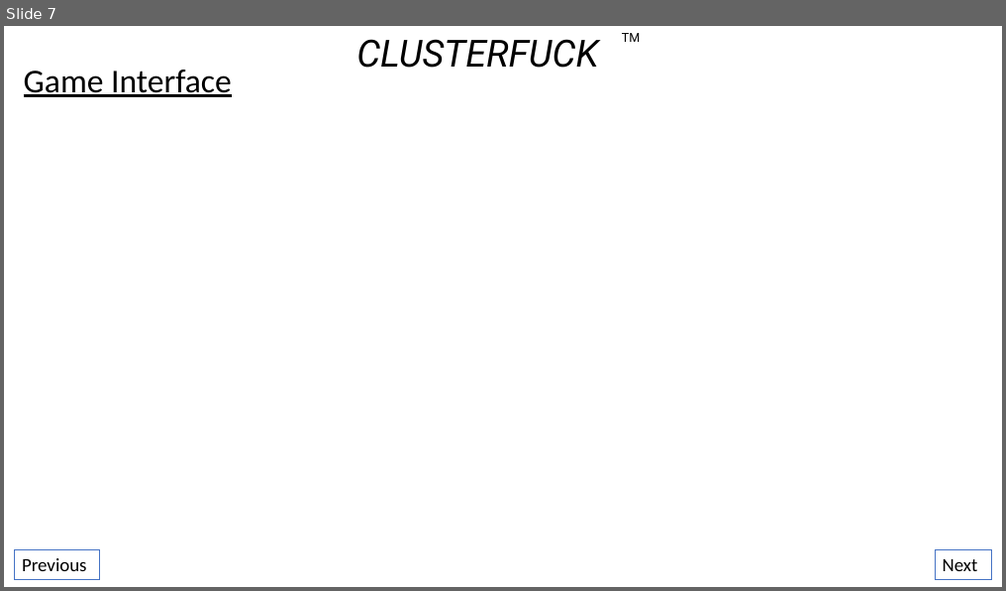
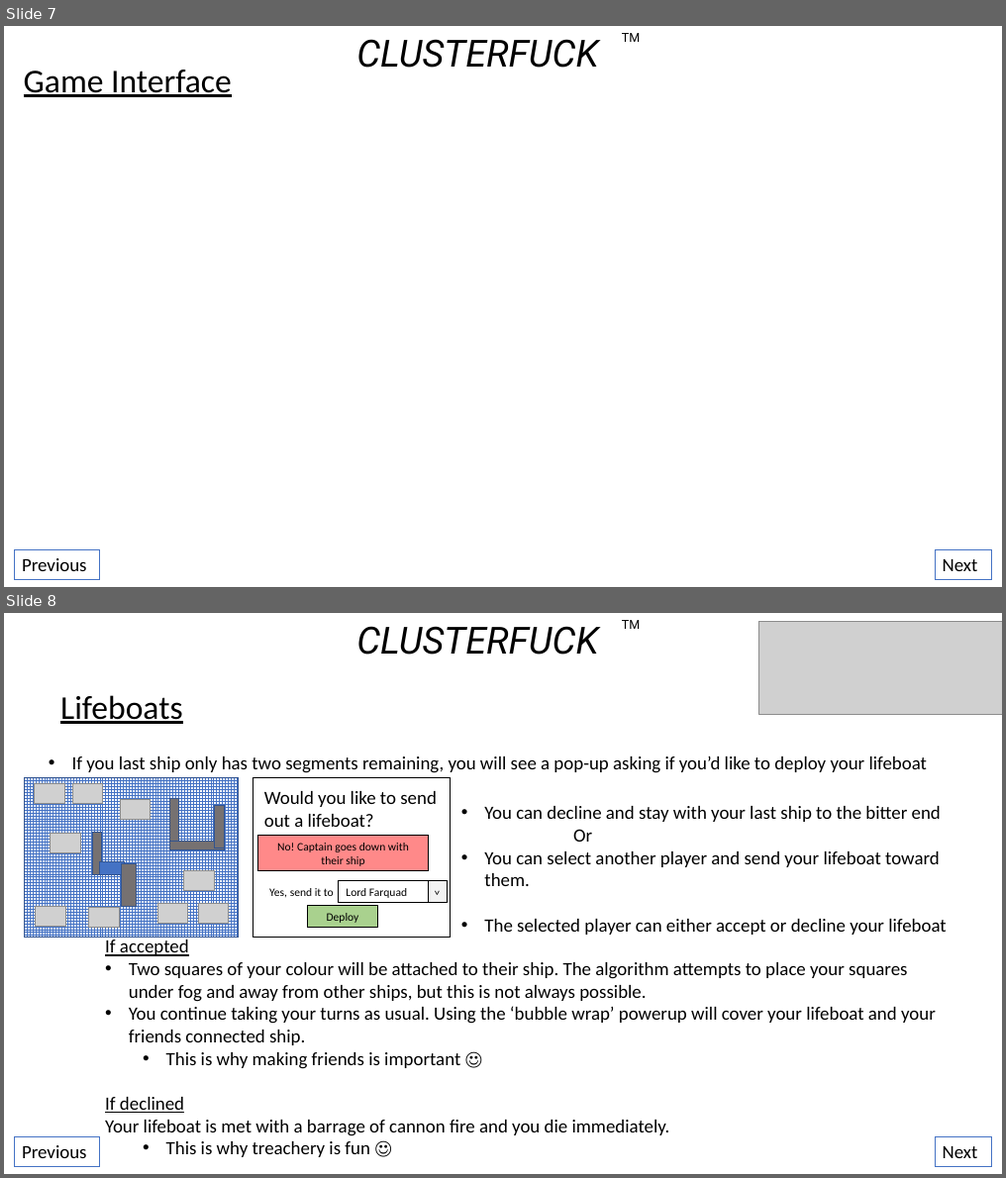
Before and after one commit to GeoffSpielman/BattleBlobs, a slide deck: Not_Code/Ideas.pptx. Shown one above the other, each under a label of ours: slide 7 before the commit, slides 7 and 8 after it. The pictures are 1006x591 and 1006x1178 pixels, drawn with LibreOffice and Linux fonts; fonts in the diff are those of the drawing; grey boxes stand for pictures. Boxes give left, top, right and bottom in pixels: in the first picture for what was removed or moved away, otherwise in the second. Text is boxed around its words. In the diff, an @@ line names an element or a change of style, - is before the commit and + after.

```diff
--- a/Not_Code/Ideas.pptx
+++ b/Not_Code/Ideas.pptx
@@ slide 8 added at box(4, 613, 1002, 1174), background #FFFFFF @@
@@ text added at box(356, 626, 598, 655), 36 pt, text #000000, italic @@
+CLUSTERFUCK
@@ text added at box(622, 620, 640, 629), 12 pt, text #000000 @@
+TM
@@ picture added at box(759, 621, 1002, 715) @@
@@ text added at box(60, 695, 182, 724), 32 pt, text #000000, underline @@
+Lifeboats
@@ text added at box(72, 757, 927, 773), 18 pt, text #000000 @@
+• If you last ship only has two segments remaining, you will see a pop-up asking if you’d like to deploy your lifeboat
@@ rectangle added at box(253, 777, 450, 938), outline #000000 1 pt @@
@@ text added at box(264, 791, 437, 827), 18 pt, text #000000 @@
+Would you like to send out a lifeboat?
@@ text added at box(484, 806, 945, 935), 18 pt, text #000000 @@
+• You can decline and stay with your last ship to the bitter end
+  Or
+• You can select another player and send your lifeboat toward them.
+• The selected player can either accept or decline your lifeboat
@@ rectangle added at box(258, 836, 429, 871), fill #FF8989, outline #000000 0.75 pt, 11 pt, text #000000 @@
+No! Captain goes down with their ship
@@ group added at box(24, 777, 239, 938): 9 pictures, 7 rectangles @@
@@ text added at box(269, 888, 334, 897), 11 pt, text #000000 @@
+Yes, send it to
@@ rectangle added at box(307, 906, 377, 928), fill #A9D18E, outline #000000 0.75 pt, 11 pt, text #000000 @@
+Deploy
@@ rectangle added at box(339, 881, 448, 903), outline #000000 0.75 pt, 11 pt, text #000000 @@
+Lord Farquad
@@ rectangle added at box(429, 881, 448, 903), fill #F2F2F2, outline #000000 0.75 pt, 11 pt, text #000000 @@
+^
@@ text added at box(105, 940, 936, 1157), 18 pt, text #000000 @@
+If accepted
+• Two squares of your colour will be attached to their ship. The algorithm attempts to place your squares under fog and away from other ships, but this is not always possible.
+• You continue taking your turns as usual. Using the ‘bubble wrap’ powerup will cover your lifeboat and your friends connected ship.
+  • This is why making friends is important ☺
+If declined
+Your lifeboat is met with a barrage of cannon fire and you die immediately.
+  • This is why treachery is fun ☺
@@ rectangle added at box(15, 1137, 100, 1167), outline #4472C4 0.75 pt, 18 pt, text #000000 @@
+Previous
@@ rectangle added at box(936, 1137, 991, 1167), outline #4472C4 0.75 pt, 18 pt, text #000000 @@
+Next
```
Also in this commit, not shown: 6 slides changed, 2 other slides added, 11 other files.
